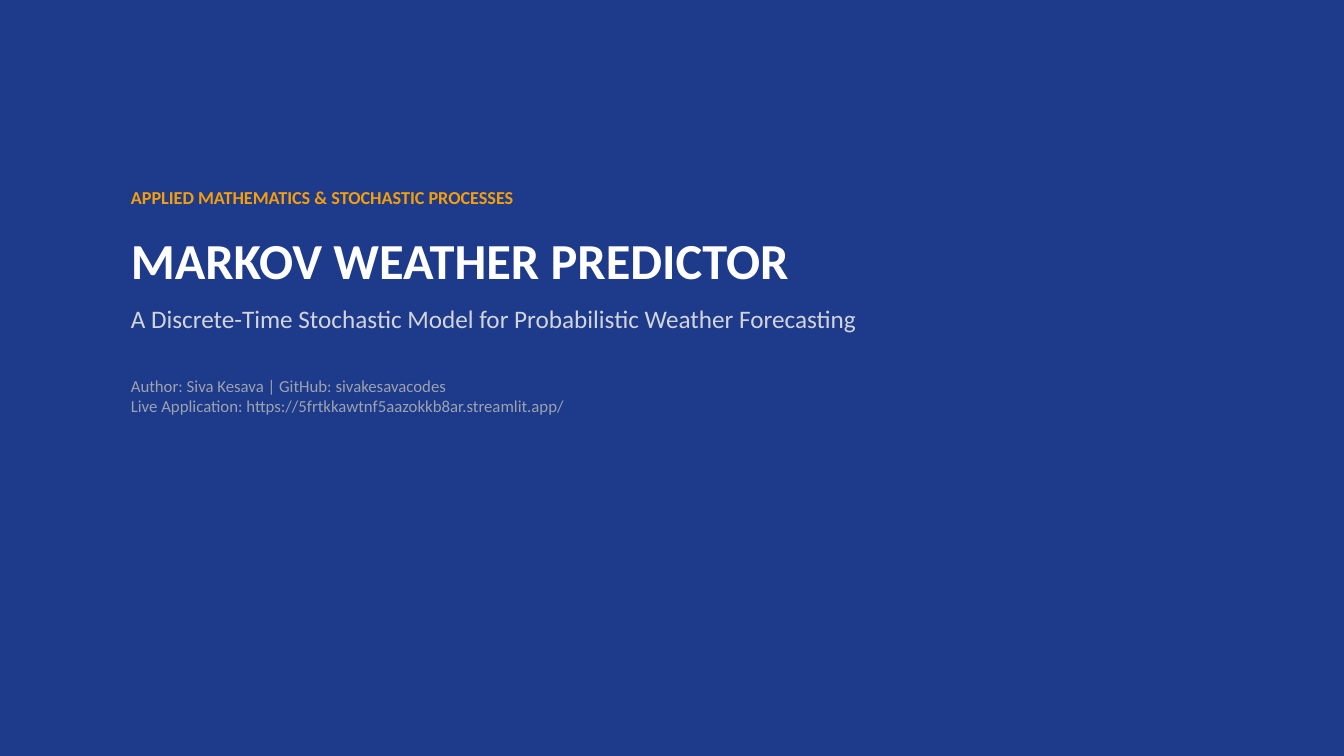
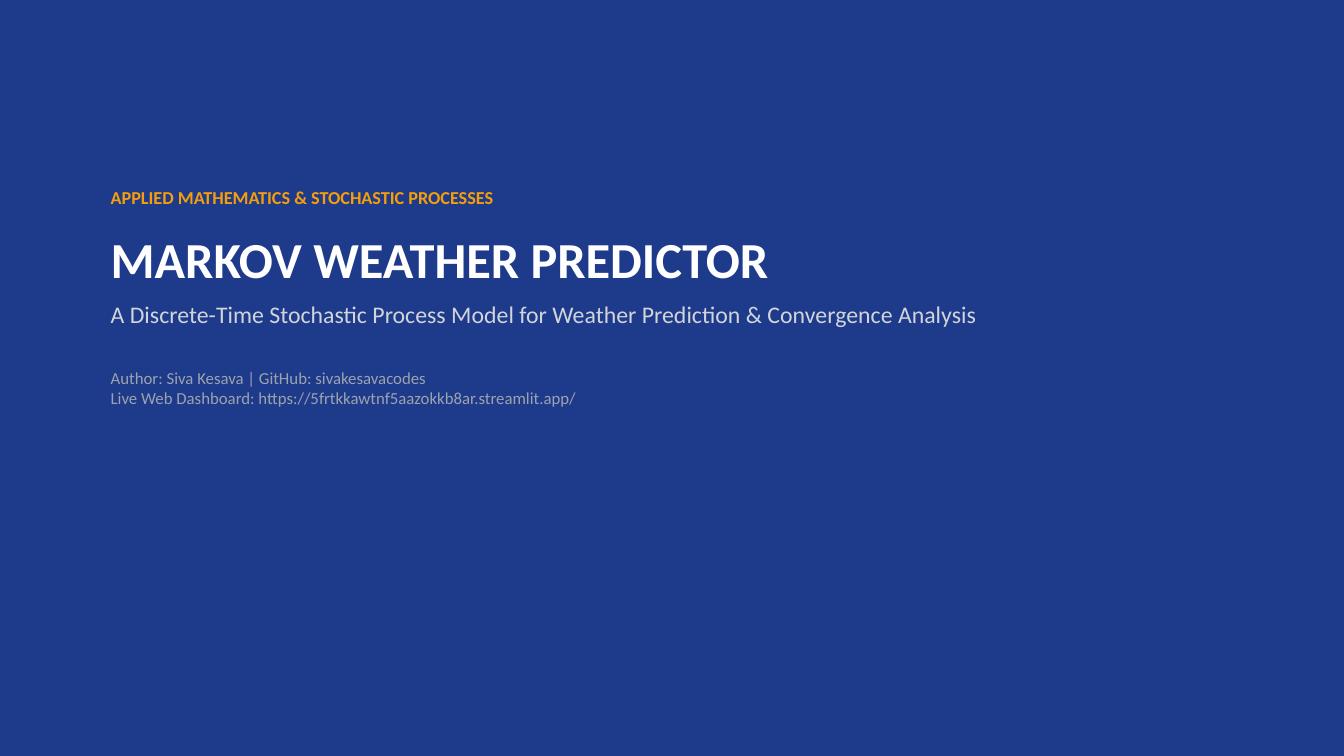
Before and after one commit to sivakesavacodes/-weather-markov-predictor, a slide deck: slide 1 of MARKOV_WEATHER_PREDICTOR_PRESENTATION.pptx. Drawn at 1344x756 pixels with LibreOffice and Linux fonts; fonts in the diff are those of the drawing. Boxes give left, top, right and bottom in pixels: in the first picture for what was removed or moved away, otherwise in the second. Text is boxed around its words. In the diff, an @@ line names an element or a change of style, - is before the commit and + after.

Commit message:
Expand presentation to 17 slides and add spectral analysis and viva defense to report

```diff
--- a/MARKOV_WEATHER_PREDICTOR_PRESENTATION.pptx
+++ b/MARKOV_WEATHER_PREDICTOR_PRESENTATION.pptx
@@ text "APPLIED MATHEMATICS & STOCHASTIC PROCESSES": place and size @@
-text "APPLIED MATHEMATICS & STOCHASTIC PROCESSES" at box(131, 192, 856, 415)
+text "APPLIED MATHEMATICS & STOCHASTIC PROCESSES" at box(111, 192, 976, 407)
@@ text at box(111, 192, 769, 279): less space between paragraphs @@
@@ text at box(111, 306, 976, 407): text changed @@
-A Discrete-Time Stochastic Model for Probabilistic Weather Forecasting
-Author: Siva Kesava | GitHub: sivakesavacodes
-Live Application: https://5frtkkawtnf5aazokkb8ar.streamlit.app/
+A Discrete-Time Stochastic Process Model for Weather Prediction & Convergence Analysis
+Author: Siva Kesava | GitHub: sivakesavacodes
+Live Web Dashboard: https://5frtkkawtnf5aazokkb8ar.streamlit.app/
```
Also in this commit, not shown: 2 other slides changed, 14 slides added, 6 slides removed, 2 other files.
